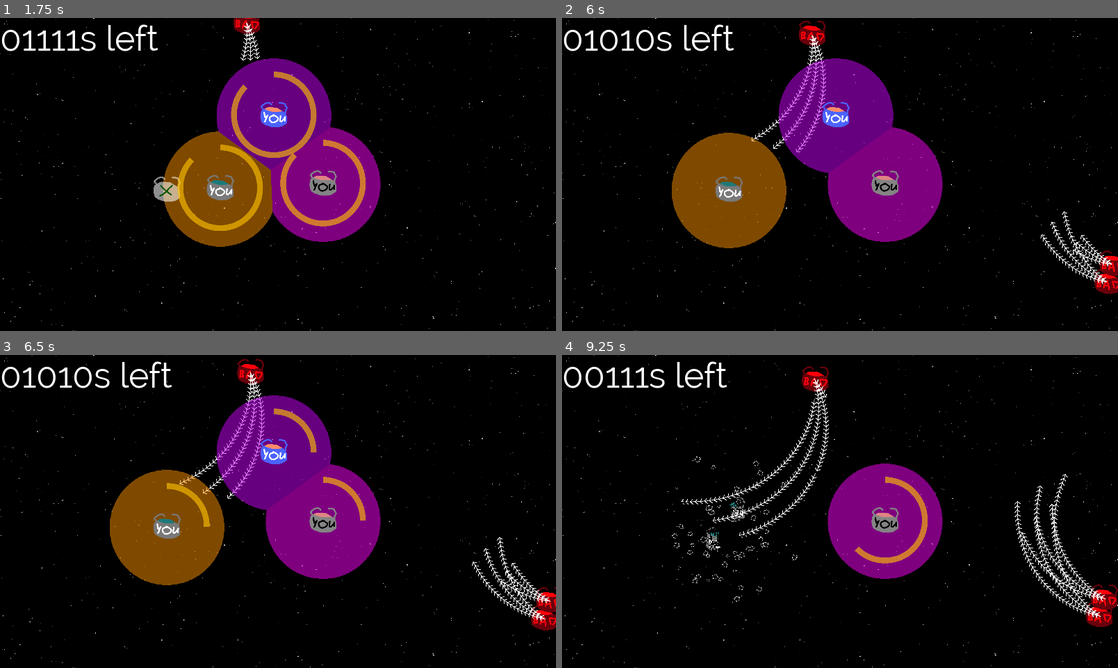
Above: before the commit, frames 1-4 (two rows, left to right).
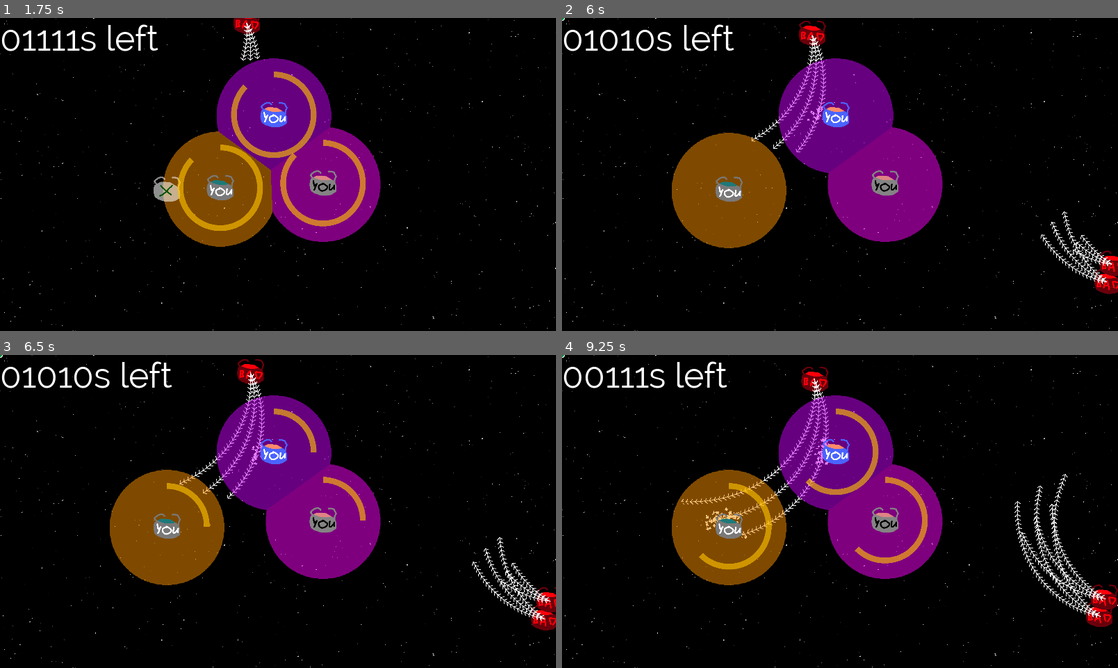
Above: after the commit, the same moments.

Repository: Solid-Squid-Contingent/LD-51
Game: Godot game, scene res://Scenes/Game.tscn
Same seed, same stepped clock (60 frames per second), same inputs: the game is played once before the commit and once after it.
Inputs (mouse positions are in pixels of both pictures, inside the frame that each line leads up to):
- Up to frame 1 (1.75 s): move the mouse to (400, 158) at 0.52 s; hold Space (advance) 0.53-1.28 s; move the mouse to (166, 190) at 1.27 s; click (166, 190) at 1.35 s
- Up to frame 2 (6 s): move the mouse to (895, 105) at 2.02 s; hold Space (advance) 2.03-2.78 s; move the mouse to (812, 237) at 2.77 s; click (812, 237) at 2.85 s; move the mouse to (1006, 221) at 3.52 s; hold Space (advance) 3.53-4.28 s; move the mouse to (673, 127) at 4.27 s; click (673, 127) at 4.35 s; move the mouse to (867, 174) at 5.02 s; hold Space (advance) 5.03-5.78 s; move the mouse to (756, 96) at 5.77 s; click (756, 96) at 5.85 s
- Up to frame 3 (6.5 s): no input
- Up to frame 4 (9.25 s): move the mouse to (962, 495) at 6.52 s; hold Space (advance) 6.53-7.28 s; move the mouse to (728, 527) at 7.27 s; click (728, 527) at 7.35 s; move the mouse to (895, 442) at 8.02 s; hold Space (advance) 8.03-8.78 s; move the mouse to (812, 574) at 8.77 s; click (812, 574) at 8.85 s

Frame 1 is identical in both runs. In frame 2, less than 0.1% of the frame differs, in the area x 0-47%, y 0-34%; in frame 3, less than 0.1%; in frame 4, 11%, in the area x 0-60%, y 0-79%.
Error before the commit: Invalid set index 'velocity' (on base: 'Area2D (Bullet.gd)') with value of type 'Vector2'. (res://Scripts/PlayerAttacking.gd:12)

Commit message:
Fix player bullets; add graze effect

Diff:
--- /dev/null
+++ b/Resources/Bullets/PlayerBullet.json
@@ -0,0 +1,9 @@
+{
+	"speed" : 120,
+	"sinAmplitude" : 0,
+	"sinFrequency" : 0,
+	"curve" : 0,
+	"totalLifeTime" : 30,
+	"homing" : false,
+	"sprite" : "player",
+}
--- /dev/null
+++ b/Scenes/GrazeParticles.tscn
@@ -0,0 +1,25 @@
+[gd_scene load_steps=4 format=2]
+
+[ext_resource path="res://Resources/Graphics/Graze.png" type="Texture" id=1]
+[ext_resource path="res://Scripts/GrazeParticles.gd" type="Script" id=2]
+
+[sub_resource type="ParticlesMaterial" id=1]
+flag_disable_z = true
+spread = 180.0
+gravity = Vector3( 0, 0, 0 )
+initial_velocity = 69.31
+angular_velocity = 220.62
+angular_velocity_random = 1.0
+orbit_velocity = 0.0
+orbit_velocity_random = 0.0
+angle = 720.0
+angle_random = 1.0
+scale = 4.0
+scale_random = 1.0
+
+[node name="GrazeParticles" type="Particles2D"]
+amount = 10
+lifetime = 0.5
+process_material = SubResource( 1 )
+texture = ExtResource( 1 )
+script = ExtResource( 2 )
--- a/Scenes/Player.tscn
+++ b/Scenes/Player.tscn
@@ -18,7 +18,10 @@
 shader_param/otherPlayerAlive2 = null
 
 [sub_resource type="CircleShape2D" id=1]
-radius = 35.0
+radius = 18.2483
+
+[sub_resource type="CircleShape2D" id=3]
+radius = 54.5894
 
 [node name="Player" type="Area2D" groups=["player"]]
 position = Vector2( 500, 500 )
@@ -59,5 +62,13 @@
 texture_progress = ExtResource( 5 )
 fill_mode = 4
 
+[node name="GrazeArea" type="Area2D" parent="."]
+collision_mask = 8
+
+[node name="CollisionShape2D" type="CollisionShape2D" parent="GrazeArea"]
+shape = SubResource( 3 )
+
 [connection signal="area_entered" from="." to="." method="_on_Player_area_entered"]
 [connection signal="timeout" from="MoveTimer" to="." method="_on_MoveTimer_timeout"]
+[connection signal="area_entered" from="GrazeArea" to="." method="_on_GrazeArea_area_entered"]
+[connection signal="area_exited" from="GrazeArea" to="." method="_on_GrazeArea_area_exited"]
--- /dev/null
+++ b/Scripts/GrazeParticles.gd
@@ -0,0 +1,5 @@
+extends Particles2D
+
+func stopGraze(area):
+	if area == get_parent():
+		queue_free()
--- a/Scripts/Player.gd
+++ b/Scripts/Player.gd
@@ -1,4 +1,6 @@
 extends Area2D
+
+signal stopGraze
 
 onready var target = $Target
 onready var moveTimer = $MoveTimer
@@ -9,6 +11,7 @@
 export var halfSprite2: Texture
 
 const riftScene = preload("res://Scenes/Rift.tscn")
+const grazeScene = preload("res://Scenes/GrazeParticles.tscn")
 
 const movementRange = 200
 
@@ -71,3 +74,13 @@
 		updateRadii()
 		Base.spawnDeathParticles(self)
 		Base.spawnHalfSprites(self, halfSprite1, halfSprite2)
+
+
+func _on_GrazeArea_area_entered(area):
+	var graze = grazeScene.instance()
+	area.add_child(graze)
+	connect('stopGraze', graze, 'stopGraze')
+
+
+func _on_GrazeArea_area_exited(area):
+	emit_signal('stopGraze', area)
--- a/Scripts/PlayerAttacking.gd
+++ b/Scripts/PlayerAttacking.gd
@@ -1,6 +1,7 @@
 extends "res://Scripts/Player.gd"
 
 const bulletScene = preload("res://Scenes/BulletPlayer.tscn")
+var bulletType = DataTypes.BulletType.fromJSON('PlayerBullet')
 
 const bulletSpeed = 300
 
@@ -8,9 +9,7 @@
 	var direction = Base.directionToClosest(self, 'enemy')
 	if direction.length() > 0:
 		var bullet = bulletScene.instance()
-		bullet.position = self.position
-		bullet.velocity = (direction * bulletSpeed)
-		bullet.type.sprite = 'player'
+		bullet.type = bulletType
 		get_parent().add_child(bullet)
 
 func move():
Binary file added: Resources/Graphics/Graze.png
Not shown, added: Resources/Graphics/Graze.png.import
Not shown: 1 places in Scenes/Player.tscn that only renumber resources
